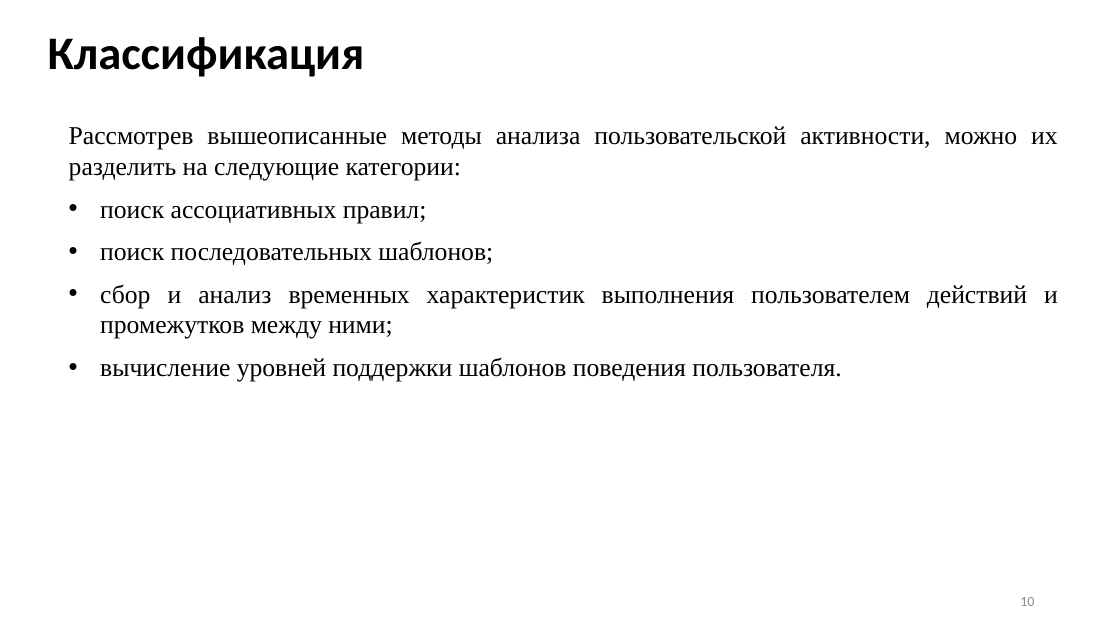
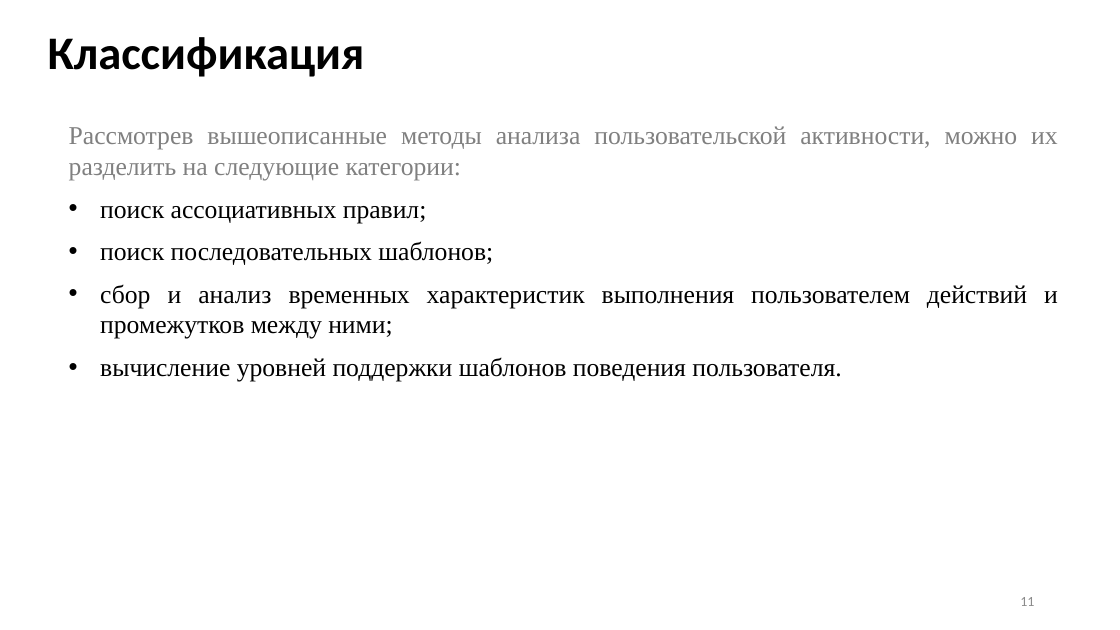
Before and after one commit to Inlucker/7semestr, a slide deck: slide 11 of НИР и ВКР/Презентация/ПронинАС_НИР_презентация.pptx (slide 10 before the commit). Drawn at 1120x630 pixels with LibreOffice and Linux fonts; fonts in the diff are those of the drawing. Boxes give left, top, right and bottom in pixels: in the first picture for what was removed or moved away, otherwise in the second. Text is boxed around its words. In the diff, an @@ line names an element or a change of style, - is before the commit and + after.

```diff
--- a/НИР и ВКР/Презентация/ПронинАС_НИР_презентация.pptx
+++ b/НИР и ВКР/Презентация/ПронинАС_НИР_презентация.pptx
@@ text at [69, 126, 1058, 181]: text colour #000000 to #808080 in "Рассмотрев вышеописанные методы анализа пользовательской акт ..." @@
@@ page number at [1020, 597, 1034, 606]: text changed @@
-10
+11
```
Also in this commit, not shown: 6 other slides changed, 3 slides added, 2 slides removed, 1 other file.
